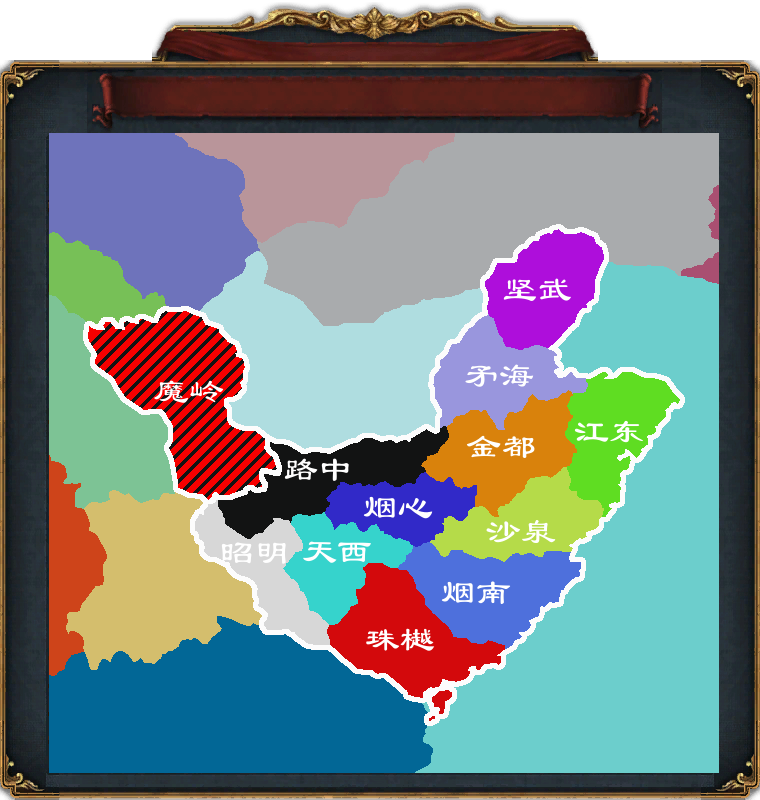
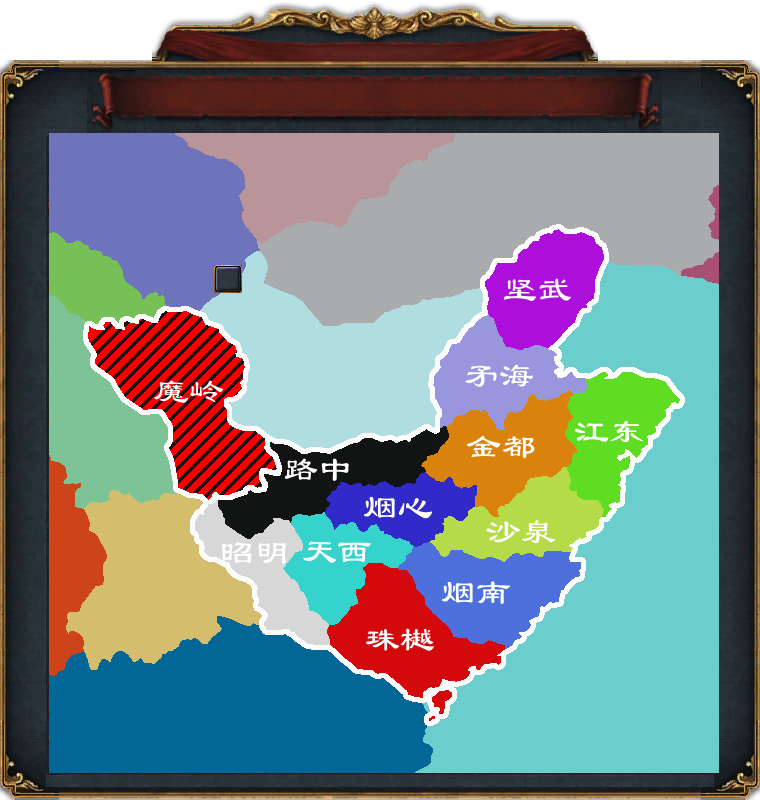
Layered file, before and after one edit (w=760, h=800). Changes by layer:
added layer "底图28_28.dds" above "底图36_36.dds" over 214, 265, 242, 293
